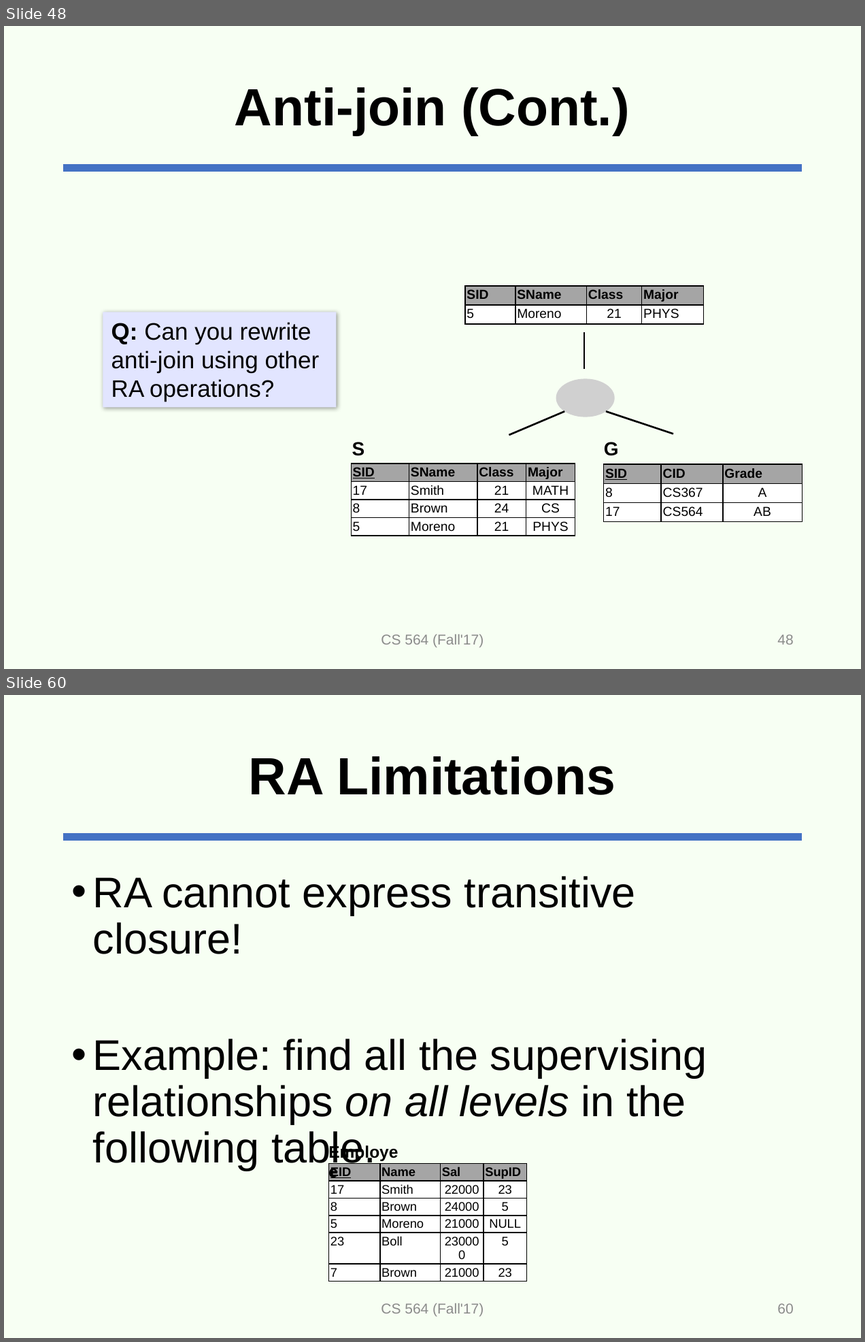
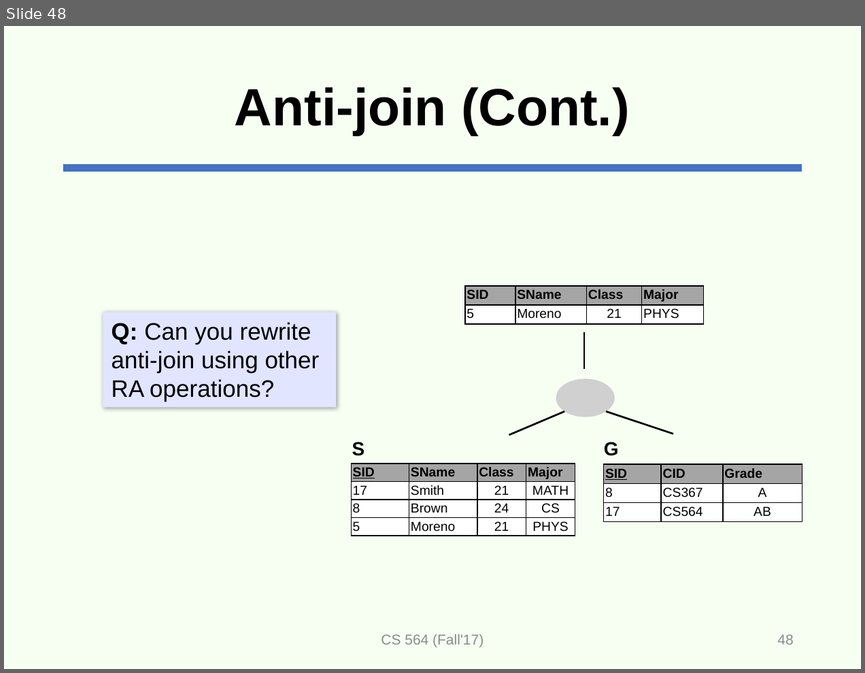
Before and after one commit to adelaneh/adelaneh.github.io, a slide deck: cs564_fall17/slides/lecture8-ra-handouts.pptx. Shown one above the other, each under a label of ours: slides 48 and 60 before the commit, slide 48 after it; the slides between them are not shown. The pictures are 865x1342 and 865x673 pixels, drawn with LibreOffice and Linux fonts; fonts in the diff are those of the drawing; grey boxes stand for pictures. Boxes give left, top, right and bottom in pixels: in the first picture for what was removed or moved away, otherwise in the second. Text is boxed around its words. In the diff, an @@ line names an element or a change of style, - is before the commit and + after.

```diff
--- a/cs564_fall17/slides/lecture8-ra-handouts.pptx
+++ b/cs564_fall17/slides/lecture8-ra-handouts.pptx
@@ slide 60 removed at [4,695,861,1338], background #E4FFD5 at 28% opacity; not listed: 1 template element that a slide beside it also shows @@
@@ title removed at [249,756,615,795] @@
-RA Limitations
@@ text removed at [93,876,707,1170] @@
-• RA cannot express transitive closure!
-• Example: find all the supervising relationships on all levels in the following table.
@@ text removed at [320,1137,413,1166] @@
-Employee
@@ table removed at [329,1164,526,1279], 6 rows, 4 columns @@
-EID | Name | Sal | SupID
-17 | Smith | 22000 | 23
-8 | Brown | 24000 | 5
-5 | Moreno | 21000 | NULL
-23 | Boll | 230000 | 5
-7 | Brown | 21000 | 23
@@ text removed at [381,1303,483,1316] @@
-CS 564 (Fall'17)
@@ page number removed at [777,1303,793,1313] @@
-60
```
Also in this commit, not shown: 29 other slides removed.
